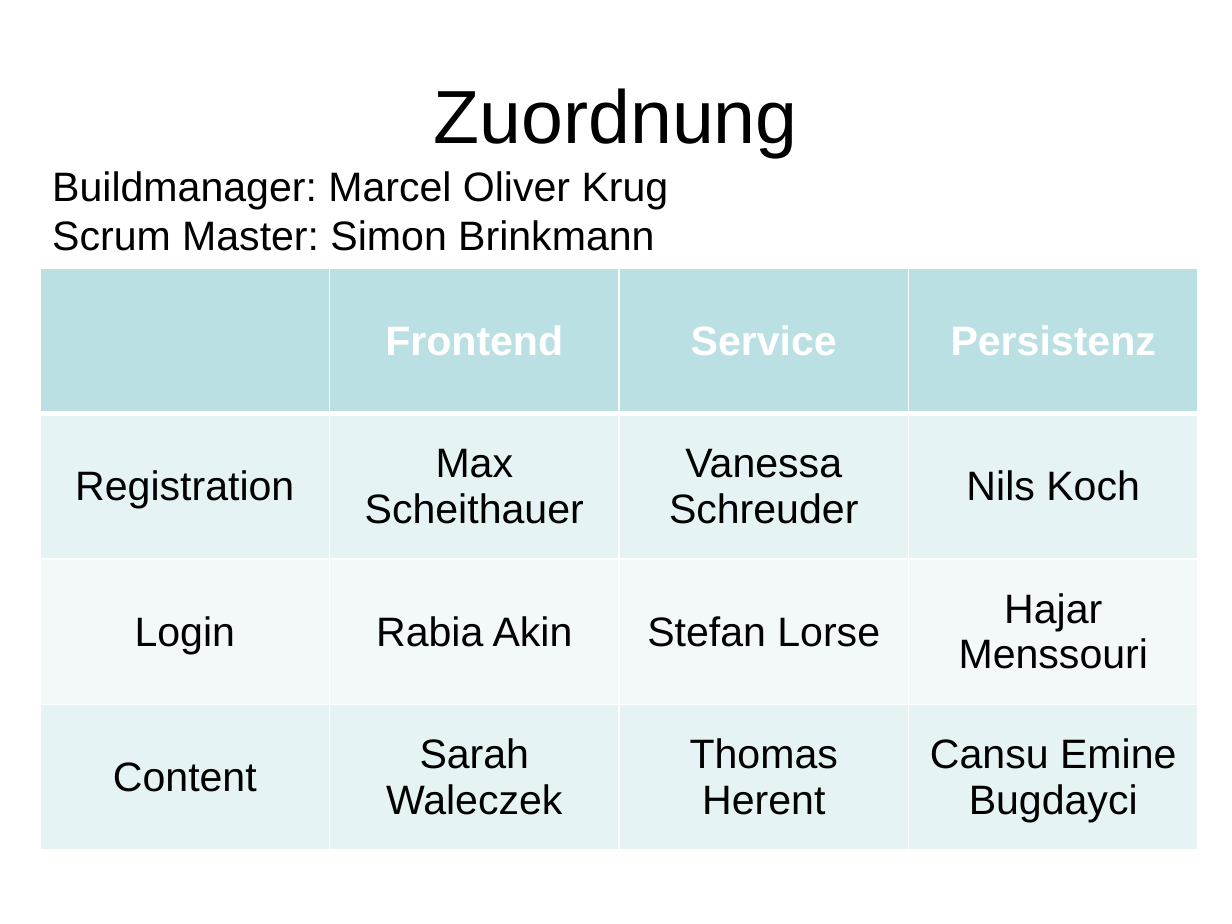
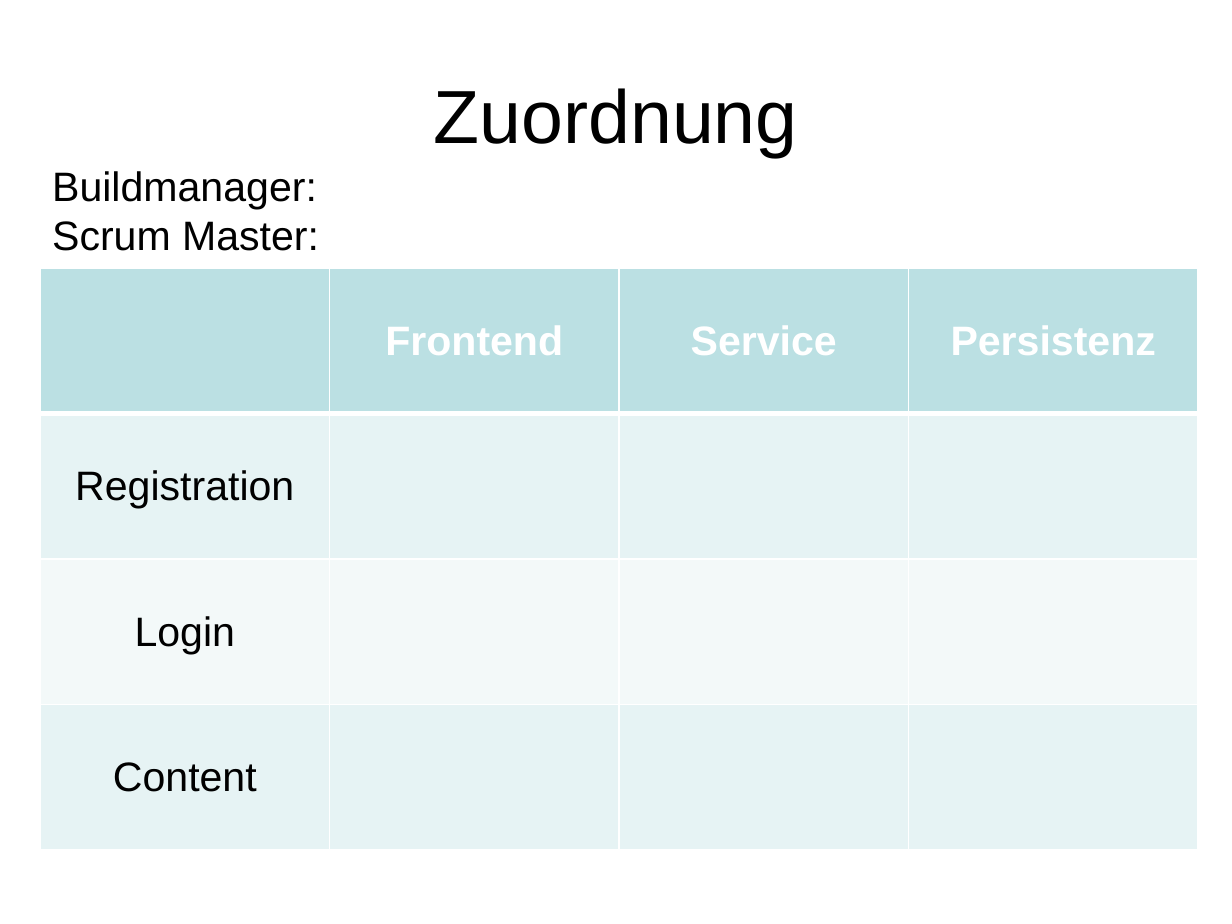
Before and after one commit to owronka/SubZeroMicroservices, a slide deck: slide 2 of doc/Resilient Microservices - Tag 2.pptx. Drawn at 1232x924 pixels with LibreOffice and Linux fonts; fonts in the diff are those of the drawing. Boxes give left, top, right and bottom in pixels: in the first picture for what was removed or moved away, otherwise in the second. Text is boxed around its words. In the diff, an @@ line names an element or a change of style, - is before the commit and + after.

Commit message:
initial import

```diff
--- a/doc/Resilient Microservices - Tag 2.pptx
+++ b/doc/Resilient Microservices - Tag 2.pptx
@@ text at [52,171,319,251]: text changed @@
-Buildmanager: Marcel Oliver Krug
-Scrum Master: Simon Brinkmann
+Buildmanager:
+Scrum Master:
@@ table at [41,269,1199,850] @@
-row 2: Registration | Max Scheithauer | Vanessa Schreuder | Nils Koch
+row 2: Registration |  |  | 
-row 3: Login | Rabia Akin | Stefan Lorse | Hajar Menssouri
+row 3: Login |  |  | 
-row 4: Content | Sarah Waleczek | Thomas Herent | Cansu Emine Bugdayci
+row 4: Content |  |  | 
```
